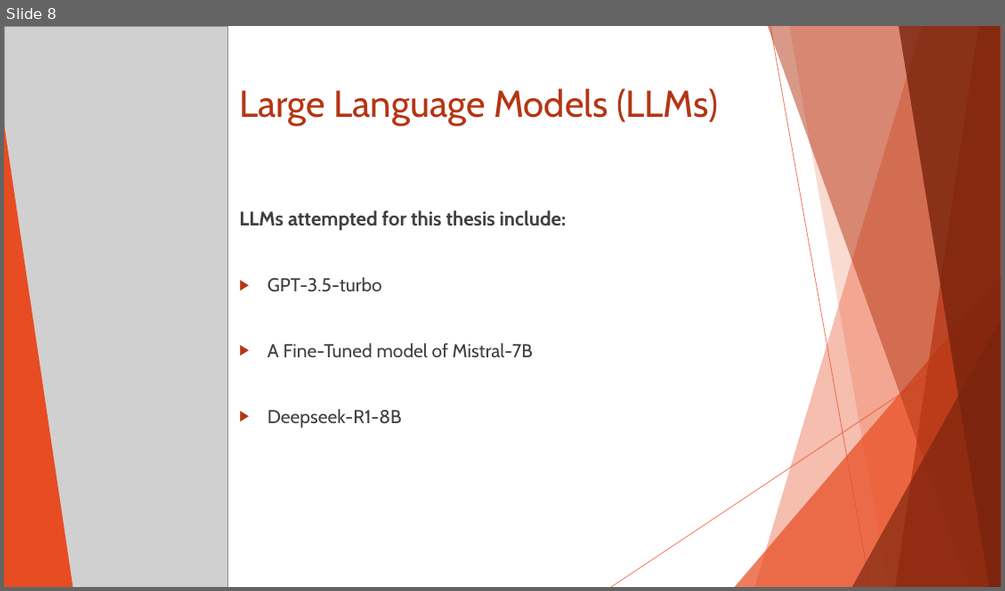
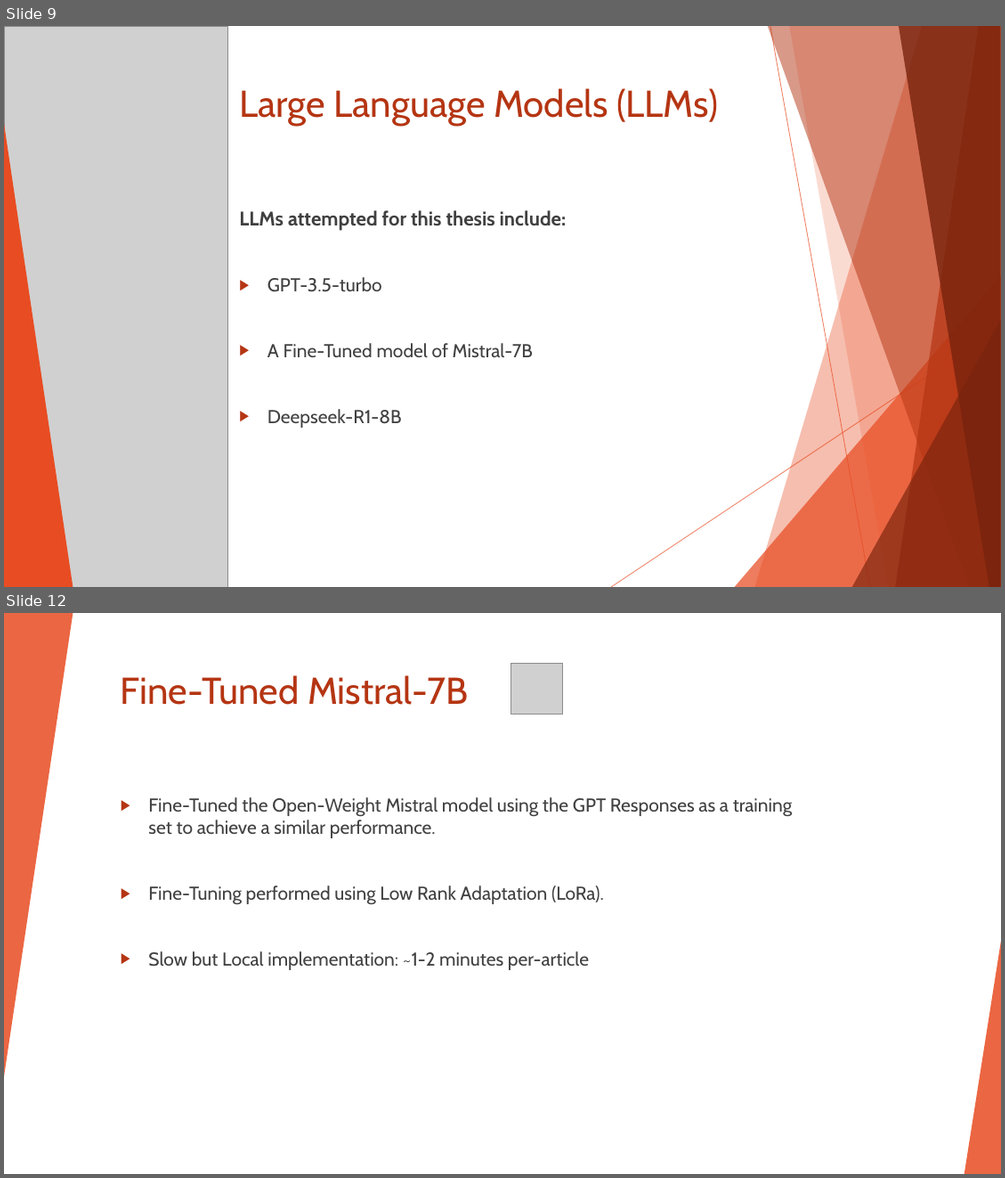
Before and after one commit to amodes01/ADE, a slide deck: Documentation/Thesis_Defend.PPTX. Shown one above the other, each under a label of ours: slide 8 before the commit, slides 9 and 12 after it; the slides between them are not shown. The pictures are 1005x591 and 1005x1178 pixels, drawn with LibreOffice and Linux fonts; fonts in the diff are those of the drawing; grey boxes stand for pictures. Boxes give left, top, right and bottom in pixels: in the first picture for what was removed or moved away, otherwise in the second. Text is boxed around its words. In the diff, an @@ line names an element or a change of style, - is before the commit and + after.

```diff
--- a/Documentation/Thesis_Defend.PPTX
+++ b/Documentation/Thesis_Defend.PPTX
@@ slide 12 added at [4, 613, 1001, 1174], background #FFFFFF; not listed: 10 template elements that a slide beside it also shows @@
@@ rectangle added at [4, 613, 1001, 1174], fill #FFFFFF @@
@@ triangle added at [4, 613, 73, 1077], fill #E84C22 at 85% opacity @@
@@ picture added at [511, 663, 563, 714] @@
@@ title added at [121, 675, 468, 705], 36 pt, text #B53513 @@
+Fine-Tuned Mistral-7B
@@ text added at [148, 797, 793, 970], 18 pt, text #404040 @@
+▶ Fine-Tuned the Open-Weight Mistral model using the GPT Responses as a training set to achieve a similar performance.
+▶ Fine-Tuning performed using Low Rank Adaptation (LoRa).
+▶ Slow but Local implementation: ~1-2 minutes per-article
@@ triangle added at [964, 941, 1001, 1174], fill #E84C22 at 85% opacity @@
@@ what was slide 8 is now slide 9 @@
```
Also in this commit, not shown: 15 slides changed, 9 other slides added, 7 slides removed, 3 other files.
